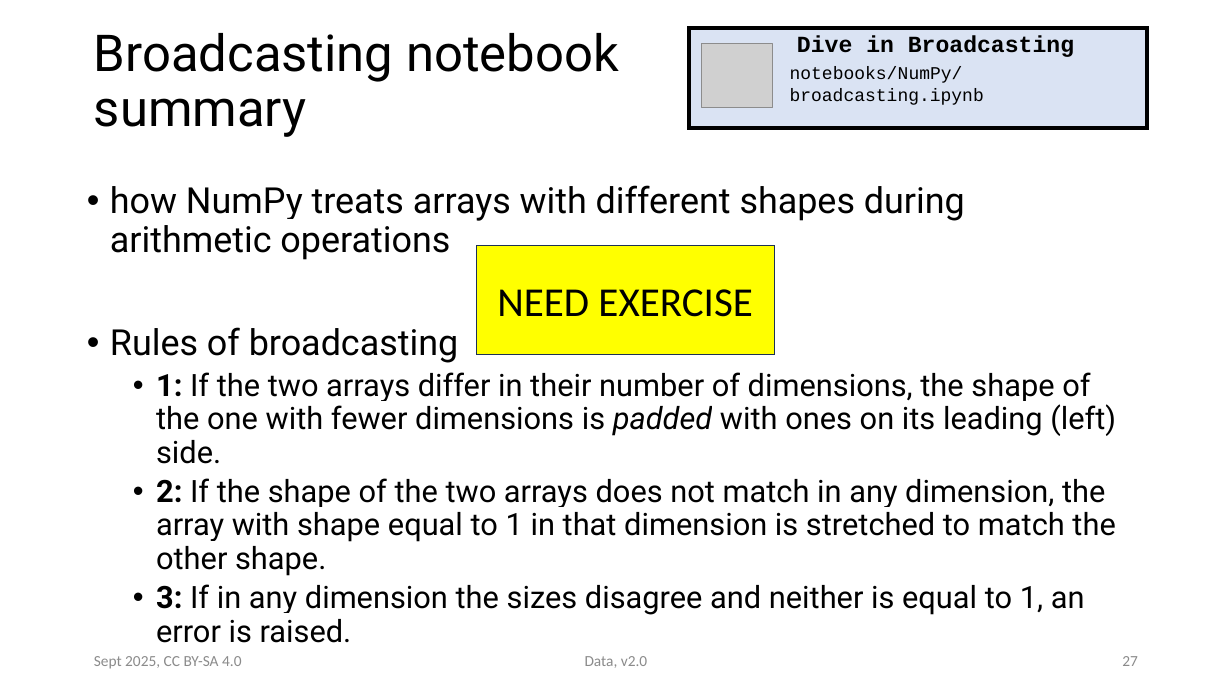
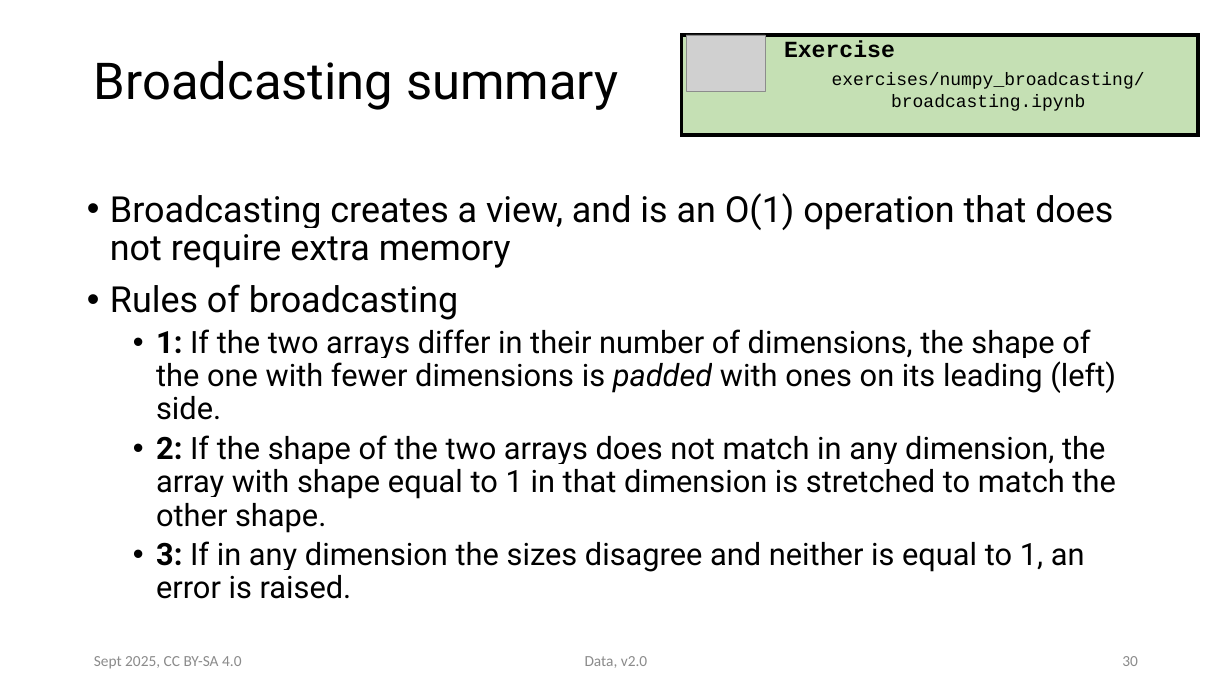
Before and after one commit to victoris93/data_class, a slide deck: slide 30 of numpy.pptx (slide 27 before the commit). Drawn at 1232x693 pixels with LibreOffice and Linux fonts; fonts in the diff are those of the drawing; grey boxes stand for pictures. Boxes give left, top, right and bottom in pixels: in the first picture for what was removed or moved away, otherwise in the second. Text is boxed around its words. In the diff, an @@ line names an element or a change of style, - is before the commit and + after.

Commit message:
Complete broadcasting part of numpy

```diff
--- a/numpy.pptx
+++ b/numpy.pptx
@@ rectangle: place and size @@
-rectangle at [689,28,1147,128]
+rectangle at [682,35,1199,135]
@@ rectangle at [682,35,1199,135]: fill #DAE3F3 to #C5E0B4 @@
@@ picture: place and size @@
-picture at [701,43,774,107]
+picture at [687,35,766,91]
@@ text added at [784,40,895,58], 18 pt, text #000000, bold @@
+Exercise
@@ text removed at [797,36,1074,57] @@
-Dive in Broadcasting
@@ title at [94,61,618,110]: text changed @@
-Broadcasting notebook summary
+Broadcasting summary
@@ text at [832,73,1145,111]: text changed @@
-notebooks/NumPy/broadcasting.ipynb
+exercises/numpy_broadcasting/
+broadcasting.ipynb
@@ text "Broadcasting creates a view, and ...": place and size @@
-text "Broadcasting creates a view, and ..." at [110,185,1116,643]
+text "Broadcasting creates a view, and ..." at [110,193,1116,599]
@@ text at [110,193,1113,268]: text changed @@
-• how NumPy treats arrays with different shapes during arithmetic operations
+• Broadcasting creates a view, and is an O(1) operation that does not require extra memory
@@ rectangle removed at [476,245,775,354] @@
-NEED EXERCISE
@@ page number at [1122,656,1138,666]: text changed @@
-27
+30
```
Also in this commit, not shown: 4 other slides changed, 3 slides added, 2 other files.
